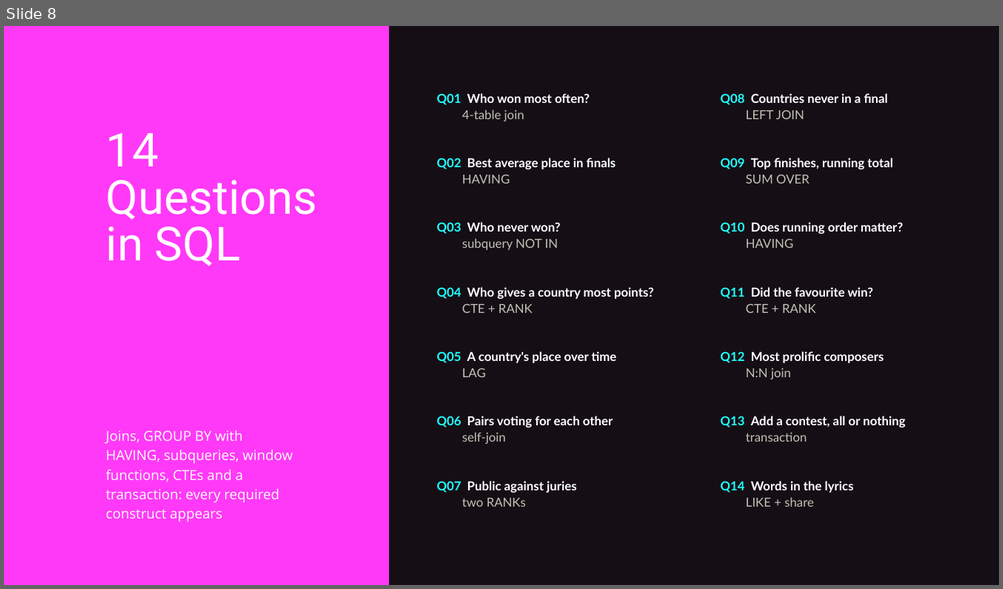
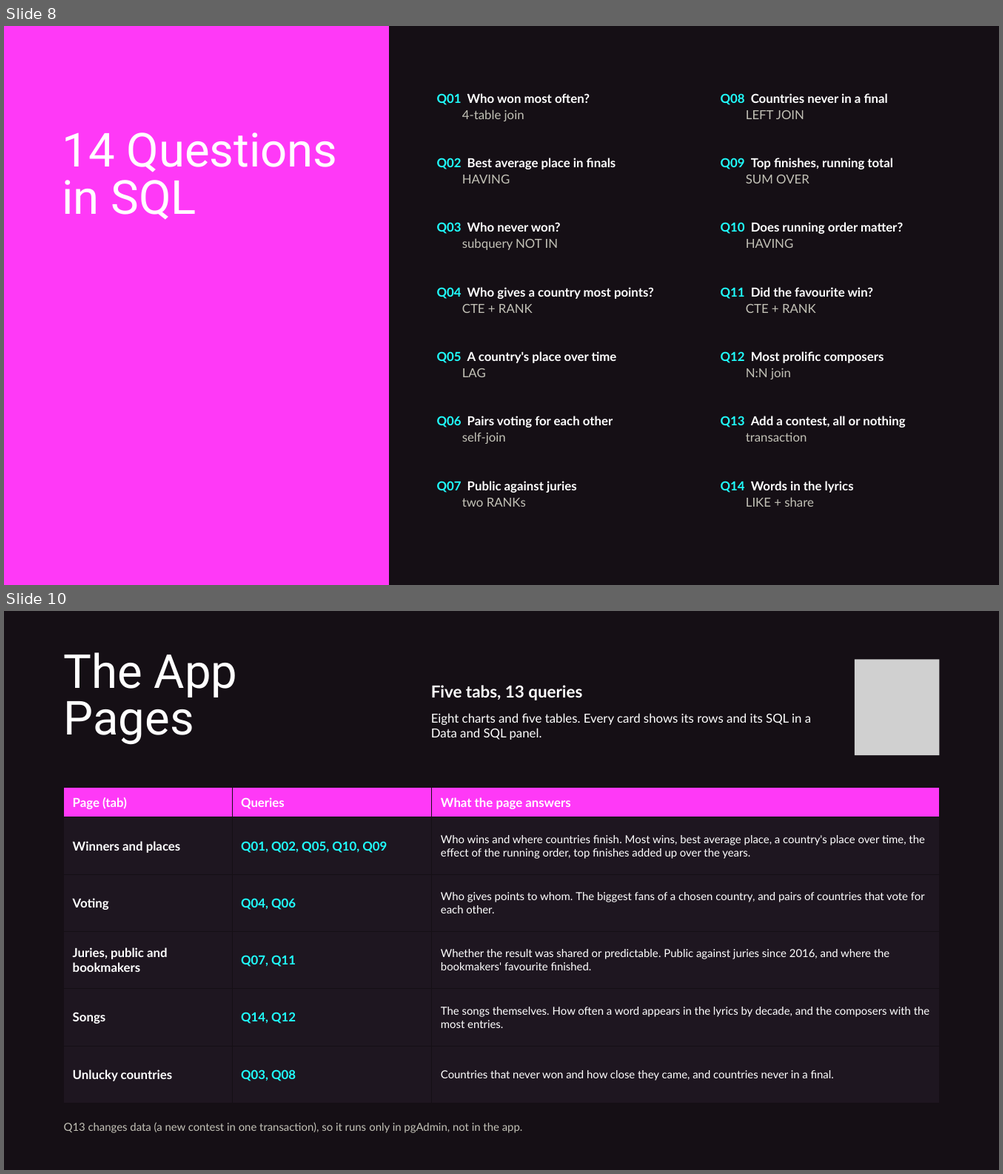
Before and after one commit to kkerekes-2005/Information_Technology_Project_Eurovision, a slide deck: docs/eurovision-presentation.pptx. Shown one above the other, each under a label of ours: slide 8 before the commit, slides 8 and 10 after it; the slides between them are not shown. The pictures are 1003x589 and 1003x1174 pixels, drawn with LibreOffice and Linux fonts; fonts in the diff are those of the drawing; grey boxes stand for pictures. Boxes give left, top, right and bottom in pixels: in the first picture for what was removed or moved away, otherwise in the second. Text is boxed around its words. In the diff, an @@ line names an element or a change of style, - is before the commit and + after.

```diff
--- a/docs/eurovision-presentation.pptx
+++ b/docs/eurovision-presentation.pptx
@@ slide 10 added at box(4, 611, 999, 1170), background #150F15 @@
@@ text added at box(64, 652, 238, 745), 68 pt, text #FFFFFF @@
+The App
+Pages
@@ picture added at box(854, 659, 939, 755) @@
@@ text added at box(431, 685, 582, 701), 24 pt, text #FFFFFF, bold @@
+Five tabs, 13 queries
@@ text added at box(431, 713, 811, 740), 18 pt, text #FFFFFF @@
+Eight charts and five tables. Every card shows its rows and its SQL in a Data and SQL panel.
@@ table added at box(64, 788, 939, 1103), 6 rows, 3 columns @@
+Page (tab) | Queries | What the page answers
+Winners and places | Q01, Q02, Q05, Q10, Q09 | Who wins and where countries finish. Most wins, best average place, a country's place over time, the effect of the running order, top finishes added up over the years.
+Voting | Q04, Q06 | Who gives points to whom. The biggest fans of a chosen country, and pairs of countries that vote for each other.
+Juries, public and bookmakers | Q07, Q11 | Whether the result was shared or predictable. Public against juries since 2016, and where the bookmakers' favourite finished.
+Songs | Q14, Q12 | The songs themselves. How often a word appears in the lyrics by decade, and the composers with the most entries.
+Unlucky countries | Q03, Q08 | Countries that never won and how close they came, and countries never in a final.
@@ text added at box(64, 1122, 523, 1133), 16 pt, text #C3C2B7 @@
+Q13 changes data (a new contest in one transaction), so it runs only in pgAdmin, not in the app.
@@ slide 8 changed as well @@
@@ text "14 Questions" rewrapped from box(106, 133, 317, 266) to box(62, 133, 337, 220) @@
@@ text removed at box(106, 431, 293, 523) @@
-Joins, GROUP BY with HAVING, subqueries, window functions, CTEs and a transaction: every required construct appears
```
Also in this commit, not shown: 8 other slides changed, 2 other slides added, 4 slides removed, 38 other files.
